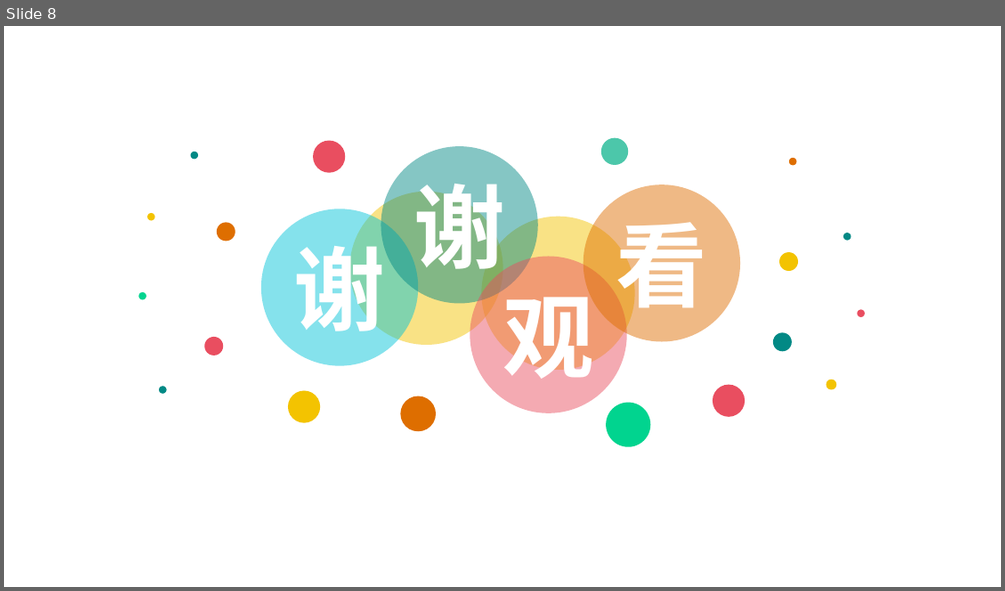
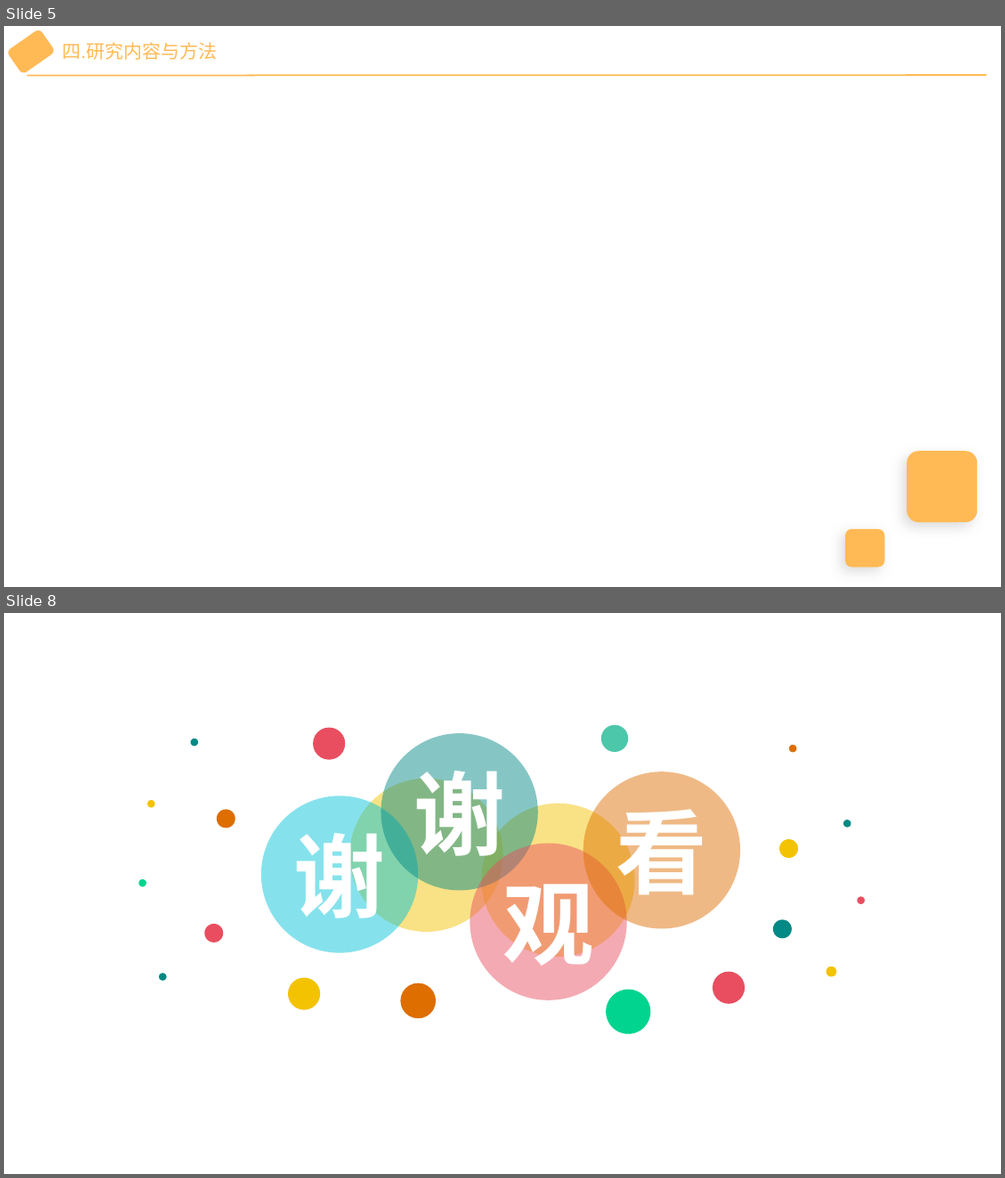
Before and after one commit to wu-yu-pei/graduation-design-file, a slide deck: 开题报告演讲PPT.pptx. Shown one above the other, each under a label of ours: slide 8 before the commit, slides 5 and 8 after it; the slides between them are not shown. The pictures are 1005x591 and 1005x1178 pixels, drawn with LibreOffice and Linux fonts; fonts in the diff are those of the drawing. Boxes give left, top, right and bottom in pixels: in the first picture for what was removed or moved away, otherwise in the second. Text is boxed around its words. In the diff, an @@ line names an element or a change of style, - is before the commit and + after.

```diff
--- a/开题报告演讲PPT.pptx
+++ b/开题报告演讲PPT.pptx
@@ slide 5 added at (4, 26, 1001, 587), background #FFFFFF @@
@@ rounded rectangle added at (8, 29, 56, 74), fill #FFBA55, outline #FFBA55 1 pt @@
@@ text added at (62, 42, 217, 60), 18 pt, text #FFBA55 @@
+四.研究内容与方法
@@ line added from (27, 75) to (987, 75), #FFBA55 1.5 pt @@
@@ rounded rectangle added at (906, 451, 977, 522), fill #FFBA55 @@
@@ rounded rectangle added at (845, 529, 885, 567), fill #FFBA55 @@
```
Also in this commit, not shown: 2 slides changed, 4 other slides added, 5 slides removed, 1 other file.
